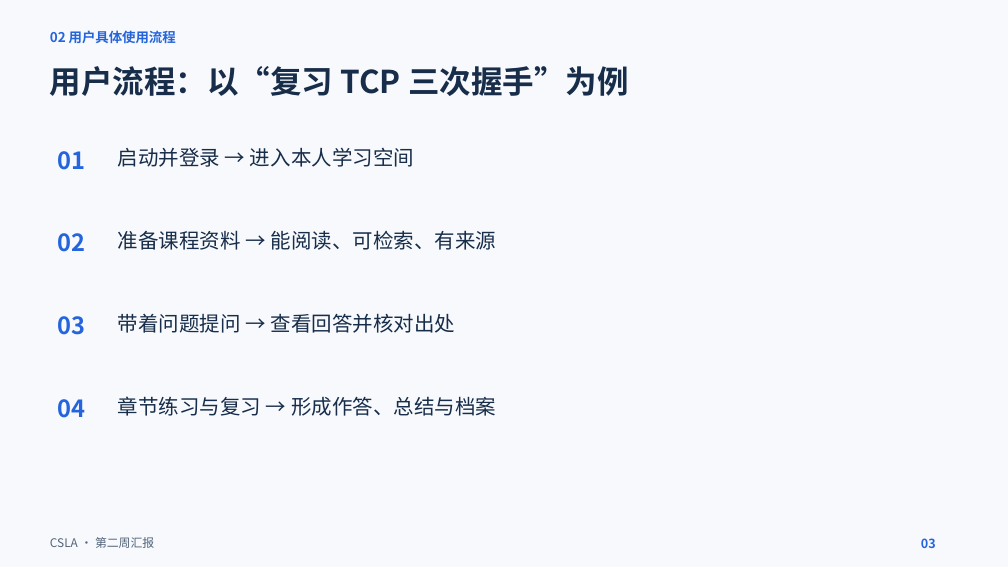
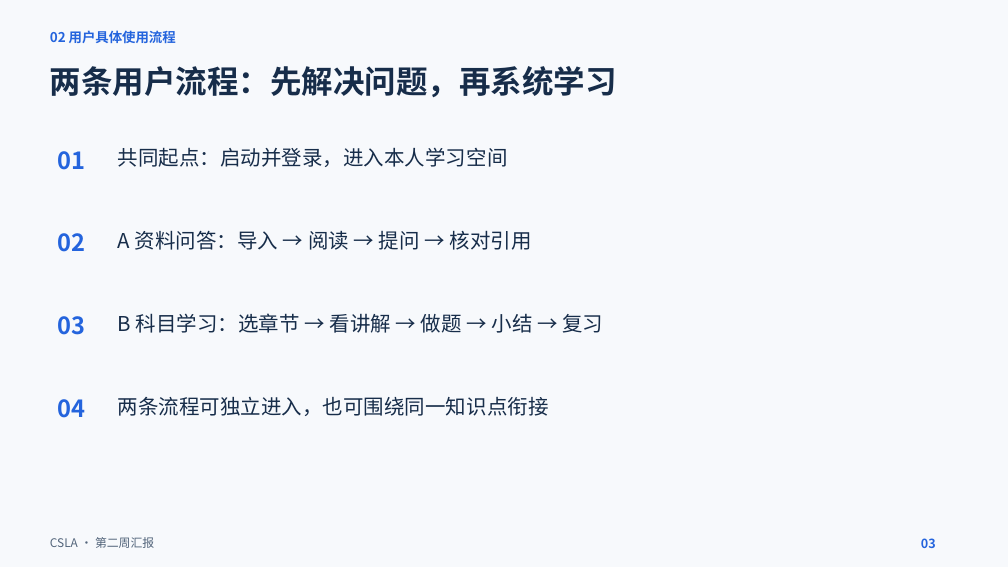
Before and after one commit to KnightofAltria/AIassistant, a slide deck: slide 3 of 文档/汇报内容/第二周汇报/第二周汇报.pptx. Drawn at 1008x567 pixels with LibreOffice and Linux fonts; fonts in the diff are those of the drawing. Boxes give left, top, right and bottom in pixels: in the first picture for what was removed or moved away, otherwise in the second. Text is boxed around its words. In the diff, an @@ line names an element or a change of style, - is before the commit and + after.

Commit message:
docs: 拆分两条用户流程并详解科目学习操作

```diff
--- a/文档/汇报内容/第二周汇报/第二周汇报.pptx
+++ b/文档/汇报内容/第二周汇报/第二周汇报.pptx
@@ text at box(50, 66, 617, 97): text changed @@
-用户流程：以“复习 TCP 三次握手”为例
+两条用户流程：先解决问题，再系统学习
@@ text at box(118, 147, 508, 167): text changed @@
-启动并登录 → 进入本人学习空间
+共同起点：启动并登录，进入本人学习空间
@@ text at box(118, 230, 532, 250): text changed @@
-准备课程资料 → 能阅读、可检索、有来源
+A 资料问答：导入 → 阅读 → 提问 → 核对引用
@@ text at box(118, 313, 603, 333): text changed @@
-带着问题提问 → 查看回答并核对出处
+B 科目学习：选章节 → 看讲解 → 做题 → 小结 → 复习
@@ text at box(118, 397, 549, 416): text changed @@
-章节练习与复习 → 形成作答、总结与档案
+两条流程可独立进入，也可围绕同一知识点衔接
```
Also in this commit, not shown: 13 other slides changed, 4 slides added.
